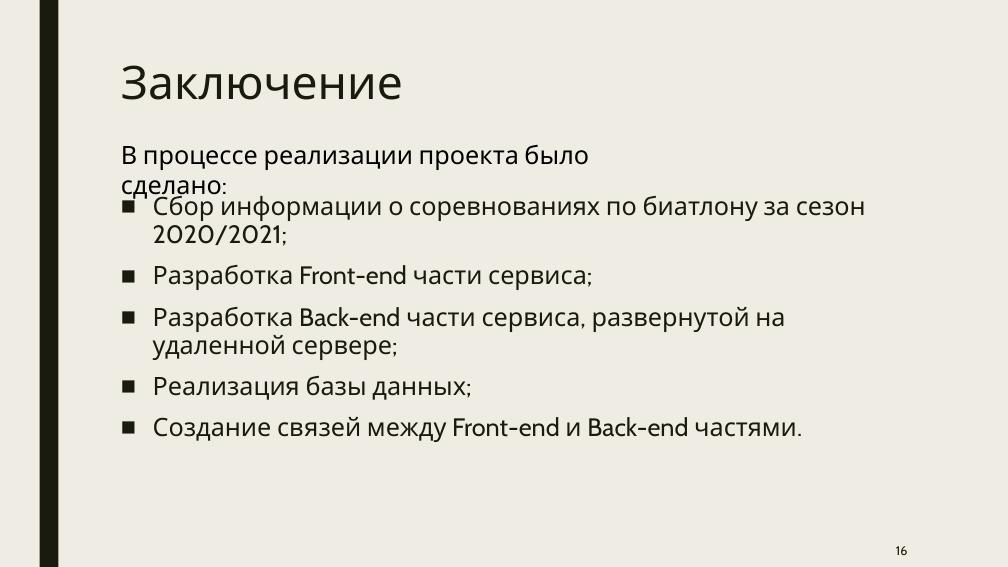
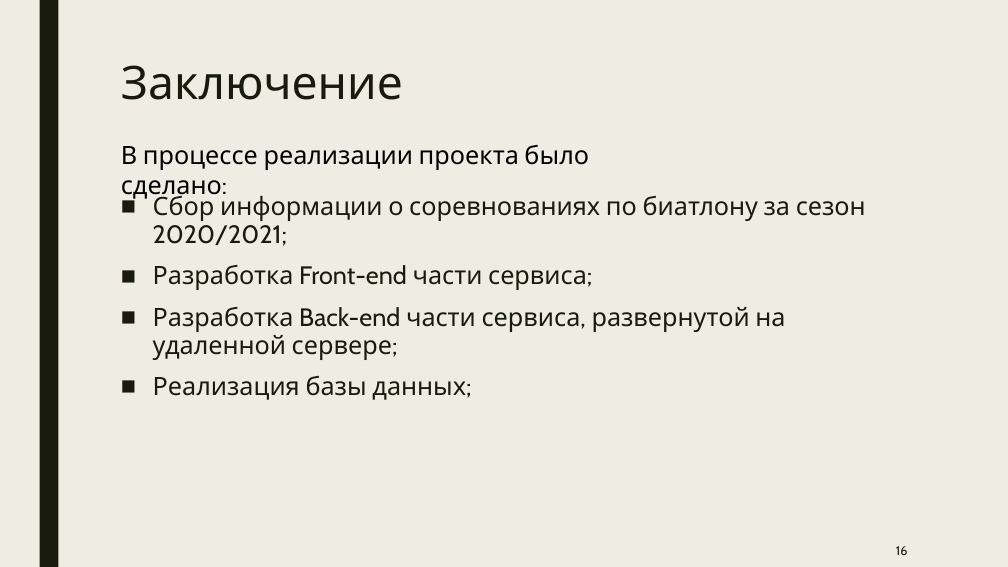
Before and after one commit to maksBest262626/Biatlon, a slide deck: slide 16 of Documents/biatlon.pptx. Drawn at 1008x567 pixels with LibreOffice and Linux fonts; fonts in the diff are those of the drawing. Boxes give left, top, right and bottom in pixels: in the first picture for what was removed or moved away, otherwise in the second. Text is boxed around its words. In the diff, an @@ line names an element or a change of style, - is before the commit and + after.

Commit message:
Update

```diff
--- a/Documents/biatlon.pptx
+++ b/Documents/biatlon.pptx
@@ text at (153,417,797,442): paragraph removed @@
-■ Создание связей между Front-end и Back-end частями.
```
